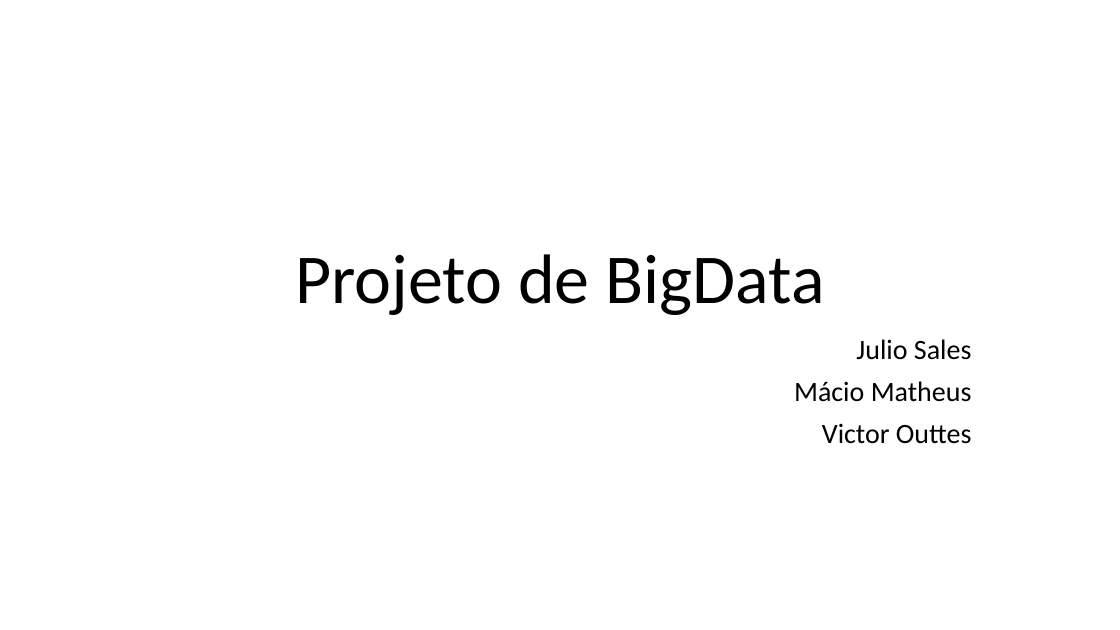
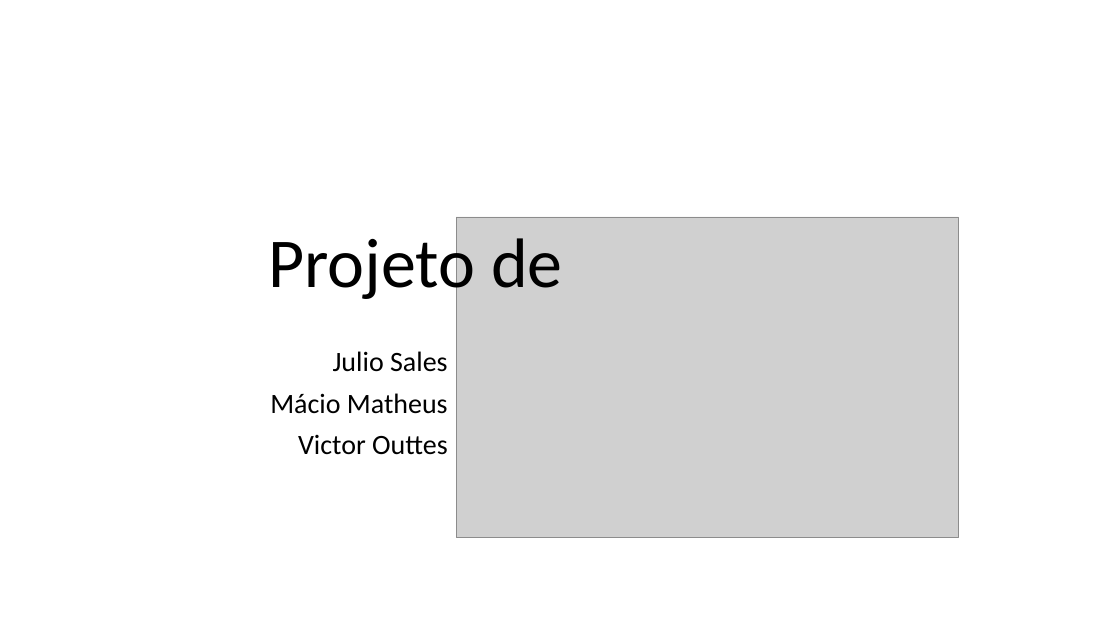
Before and after one commit to macio-matheus/spark-ml-project, a slide deck: slide 1 of apresentacao.pptx. Drawn at 1120x630 pixels with LibreOffice and Linux fonts; fonts in the diff are those of the drawing; grey boxes stand for pictures. Boxes give left, top, right and bottom in pixels: in the first picture for what was removed or moved away, otherwise in the second. Text is boxed around its words. In the diff, an @@ line names an element or a change of style, - is before the commit and + after.

```diff
--- a/apresentacao.pptx
+++ b/apresentacao.pptx
@@ title at <box>268,228,563,303</box>: text changed @@
-Projeto de BigData
+Projeto de
@@ picture added at <box>456,217,959,538</box> @@
@@ subtitle "Julio Sales": place and size @@
-subtitle "Julio Sales" at <box>794,339,972,444</box>
+subtitle "Julio Sales" at <box>270,351,448,455</box>
```
Also in this commit, not shown: 1 other slide changed, 14 slides added, 7 other files.
